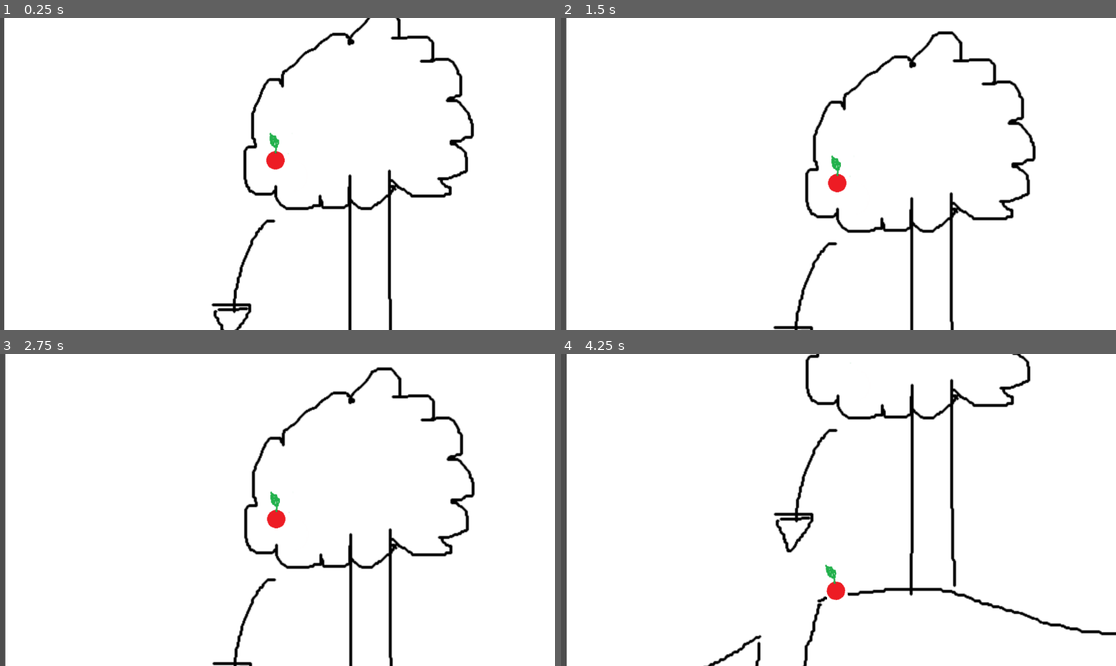
Above: before the commit, frames 1-4 (two rows, left to right).
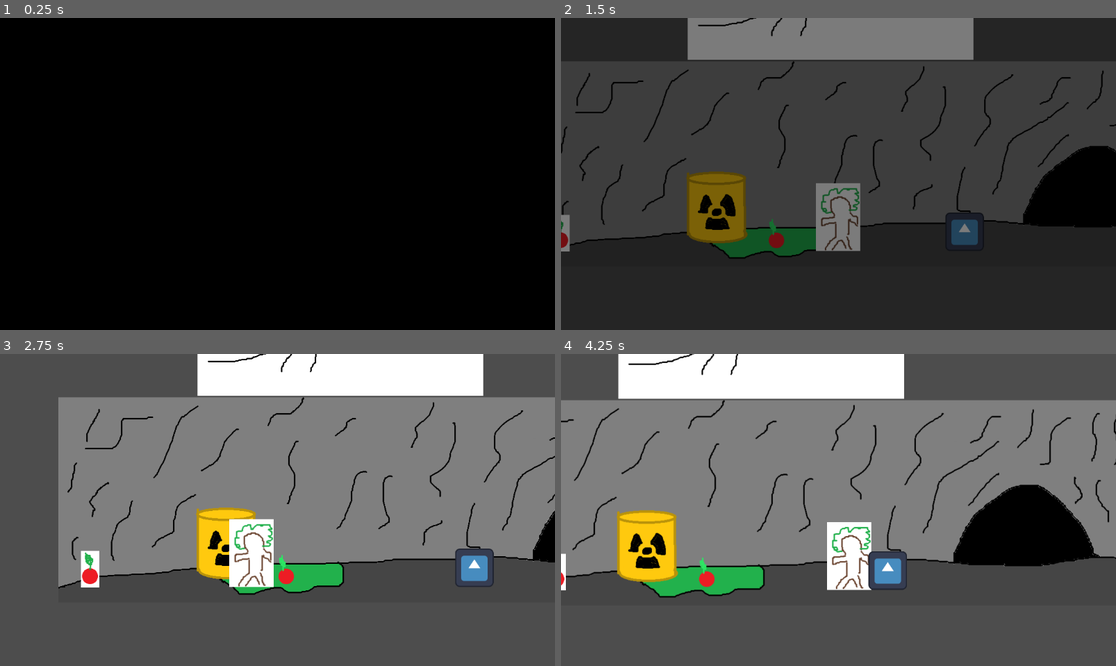
Above: after the commit, the same moments.

Repository: annemone07/jogo-Laje
Game: Godot game, scene res://scenes/first_area.tscn
Two runs of this game, one before a commit and one after it. Both use one fixed random seed, a clock stepped at 60 frames per second and the inputs below. Before the commit the project starts from res://scenes/game.tscn. The engine's default icon, where the game draws it, is replaced by a stand-in: a white triangle on a blue panel in a dark square.
Inputs:
- Up to frame 1 (0.25 s): no input
- Up to frame 2 (1.5 s): tap Enter (ui_accept) at 0.5 s; hold Right (mRight) from 0.53 s (still down); tap X (attackButton) at 0.6 s; tap C (jump) at 0.77 s; tap Z (rangedAttack) at 1.35 s
- Up to frame 3 (2.75 s): tap C (jump) at 1.52 s; release Right (mRight) at 2.03 s; hold Left (mLeft) from 2.03 s (still down); tap X (attackButton) at 2.1 s
- Up to frame 4 (4.25 s): release Left (mLeft) at 2.78 s; hold Right (mRight) from 2.78 s (still down); tap Z (rangedAttack) at 2.85 s; tap C (jump) at 3.02, 3.77 s; tap X (attackButton) at 3.6 s

The runs differ from the first frame. In frame 1, 99% of the frame differs, in the area x 0-100%, y 0-100%; in frame 2, 99%; in frame 3, 91%; in frame 4, 91%.

Commit message:
Enemy fix

Diff:
--- a/project.godot
+++ b/project.godot
@@ -11,7 +11,7 @@
 [application]
 
 config/name="Jogo Laje"
-run/main_scene="uid://c3l5svqdj55d6"
+run/main_scene="uid://dkmerpadix720"
 config/features=PackedStringArray("4.6", "Forward Plus")
 config/icon="res://icon.svg"
 
--- /dev/null
+++ b/scenes/enemy_chaser.gd
@@ -0,0 +1,66 @@
+extends CharacterBody2D
+
+var hp = 10
+var speed = 150
+var current_state = state.IDLE
+enum state {IDLE,HUNT,DEAD}
+@onready var player: Jogador = %player
+var contador_i_frames=1
+
+func _physics_process(_delta) -> void:
+	if hp <0:
+		current_state = state.DEAD
+#isso fica procurando "como" o inimigo tá
+	match current_state:
+		state.IDLE:
+			velocity.x = 0
+		state.HUNT:
+			hunting()
+		state.DEAD:
+			queue_free()
+
+	if player.attacked and $Enemy_hitbox.overlaps_area(player.get_node("areaAtk")) and contador_i_frames==0:
+		hp-=1
+		#knockback
+		if $Enemy_collision/Enemy_sprite.flip_h == false:
+			velocity.x = -speed*20
+			contador_i_frames=1
+			print(hp)
+		if $Enemy_collision/Enemy_sprite.flip_h == true:
+			velocity.x = speed*20
+			contador_i_frames=1
+			print(hp)
+
+	if !player.attacked:
+		contador_i_frames=0
+	if not is_on_floor():
+		velocity.y += 100
+
+	move_and_slide()
+
+
+#detecção
+
+func _on_enemy_range_body_entered(body: Node2D)-> void:
+	if body == player:
+		current_state = state.HUNT
+
+	else:
+		current_state = state.IDLE
+		velocity.x = 0
+#correndo
+
+func hunting():
+	if player.global_position.x > global_position.x:
+		velocity.x = speed
+		$Enemy_collision/Enemy_sprite.flip_h = false
+	else:
+		velocity.x = -speed
+		$Enemy_collision/Enemy_sprite.flip_h = true
+
+#parando
+func _on_enemy_range_body_exited(body: Node2D) -> void:
+	if body == player:
+		current_state = state.IDLE
+		velocity.x = 0
+	pass # Replace with function body.
--- /dev/null
+++ b/scenes/enemy_chaser.tscn
@@ -0,0 +1,38 @@
+[gd_scene format=3 uid="uid://c873fxl18txli"]
+
+[ext_resource type="Script" uid="uid://bdmqssbc1aqd3" path="res://scripts/enemy_chaser.gd" id="1_x7y0m"]
+[ext_resource type="Texture2D" uid="uid://bv3m88gs3dc2t" path="res://icon.svg" id="2_wuvmb"]
+
+[sub_resource type="RectangleShape2D" id="RectangleShape2D_3ddd7"]
+size = Vector2(80, 80)
+
+[sub_resource type="RectangleShape2D" id="RectangleShape2D_xdwg6"]
+size = Vector2(384, 80)
+
+[node name="Enemy_chaser" type="CharacterBody2D" unique_id=1182357391]
+script = ExtResource("1_x7y0m")
+
+[node name="Enemy_collision" type="CollisionShape2D" parent="." unique_id=2007287862]
+shape = SubResource("RectangleShape2D_3ddd7")
+
+[node name="Enemy_sprite" type="Sprite2D" parent="Enemy_collision" unique_id=1172582417]
+position = Vector2(-7.6293945e-06, 2.861023e-06)
+scale = Vector2(0.625, 0.625)
+texture = ExtResource("2_wuvmb")
+
+[node name="Enemy_range" type="Area2D" parent="." unique_id=1053003867]
+
+[node name="range" type="CollisionShape2D" parent="Enemy_range" unique_id=19114438]
+shape = SubResource("RectangleShape2D_xdwg6")
+debug_color = Color(0.5000876, 0.5746376, 0.27697182, 0.41960785)
+
+[node name="Enemy_hitbox" type="Area2D" parent="." unique_id=67427644]
+collision_layer = 3
+collision_mask = 3
+
+[node name="hitbox_collision" type="CollisionShape2D" parent="Enemy_hitbox" unique_id=164336486]
+shape = SubResource("RectangleShape2D_3ddd7")
+
+[connection signal="area_entered" from="Enemy_range" to="." method="_on_enemy_range_area_entered"]
+[connection signal="body_entered" from="Enemy_range" to="." method="_on_enemy_range_body_entered"]
+[connection signal="body_exited" from="Enemy_range" to="." method="_on_enemy_range_body_exited"]
--- a/scenes/first_area.tscn
+++ b/scenes/first_area.tscn
@@ -12,6 +12,7 @@
 [ext_resource type="Texture2D" uid="uid://c8n5wy3wusat" path="res://scenes/black_screen.png" id="10_k1hnx"]
 [ext_resource type="PackedScene" uid="uid://bmm0ovx87n0if" path="res://scenes/entrada_auto.tscn" id="11_k8fe5"]
 [ext_resource type="PackedScene" uid="uid://ccgtucabper6c" path="res://scenes/enemy_test.tscn" id="12_uvkhp"]
+[ext_resource type="PackedScene" uid="uid://c873fxl18txli" path="res://scenes/enemy_chaser.tscn" id="13_1gtlx"]
 
 [sub_resource type="RectangleShape2D" id="RectangleShape2D_fh0ai"]
 size = Vector2(20, 8.0625)
@@ -199,4 +200,7 @@
 [node name="enemyTest3" parent="." unique_id=393547801 instance=ExtResource("12_uvkhp")]
 position = Vector2(-565, 252)
 
+[node name="Enemy_chaser" parent="." unique_id=1182357391 instance=ExtResource("13_1gtlx")]
+position = Vector2(274, 258)
+
 [connection signal="animation_finished" from="CanvasLayer/loading" to="player" method="_on_loading_animation_finished"]
--- /dev/null
+++ b/scripts/enemy_chaser.gd
@@ -0,0 +1,67 @@
+class_name Enemy
+extends CharacterBody2D
+
+var hp = 10
+var speed = 150
+var current_state = state.IDLE
+enum state {IDLE,HUNT,DEAD}
+@onready var player: Jogador = %player
+var contador_i_frames=1
+
+func _physics_process(_delta) -> void:
+	if hp <0:
+		current_state = state.DEAD
+#isso fica procurando "como" o inimigo tá
+	match current_state:
+		state.IDLE:
+			velocity.x = 0
+		state.HUNT:
+			hunting()
+		state.DEAD:
+			queue_free()
+
+	if player.hasAttacked and $Enemy_hitbox.overlaps_area(player.get_node("areaAtk")) and contador_i_frames==0:
+		hp-=1
+		#knockback
+		if $Enemy_collision/Enemy_sprite.flip_h == false:
+			velocity.x = -speed*20
+			contador_i_frames=1
+			print(hp)
+		if $Enemy_collision/Enemy_sprite.flip_h == true:
+			velocity.x = speed*20
+			contador_i_frames=1
+			print(hp)
+
+	if !player.hasAttacked:
+		contador_i_frames=0
+	if not is_on_floor():
+		velocity.y += 100
+
+	move_and_slide()
+
+
+#detecção
+
+func _on_enemy_range_body_entered(body: Node2D)-> void:
+	if body == player:
+		current_state = state.HUNT
+
+	else:
+		current_state = state.IDLE
+		velocity.x = 0
+#correndo
+
+func hunting():
+	if player.global_position.x > global_position.x:
+		velocity.x = speed
+		$Enemy_collision/Enemy_sprite.flip_h = false
+	else:
+		velocity.x = -speed
+		$Enemy_collision/Enemy_sprite.flip_h = true
+
+#parando
+func _on_enemy_range_body_exited(body: Node2D) -> void:
+	if body == player:
+		current_state = state.IDLE
+		velocity.x = 0
+	pass # Replace with function body.
--- a/scripts/enemy_test.gd
+++ b/scripts/enemy_test.gd
@@ -1,4 +1,4 @@
-class_name Enemy
+
 
 extends CharacterBody2D
 
@@ -28,11 +28,6 @@
 	else:
 		direction = 0
 
-	if player.hasAttacked and (hitbox.overlaps_area(player.get_node("areaAtk"))) and contador_i_frames==0:
-		hp-=1
-		velocity.x = -direction * SPEED*20
-		print(hp)
-		contador_i_frames=1
 
 	if !player.hasAttacked:
 		contador_i_frames=0
Not shown, added: scenes/enemy_chaser.gd.uid
Not shown, added: scripts/enemy_chaser.gd.uid
